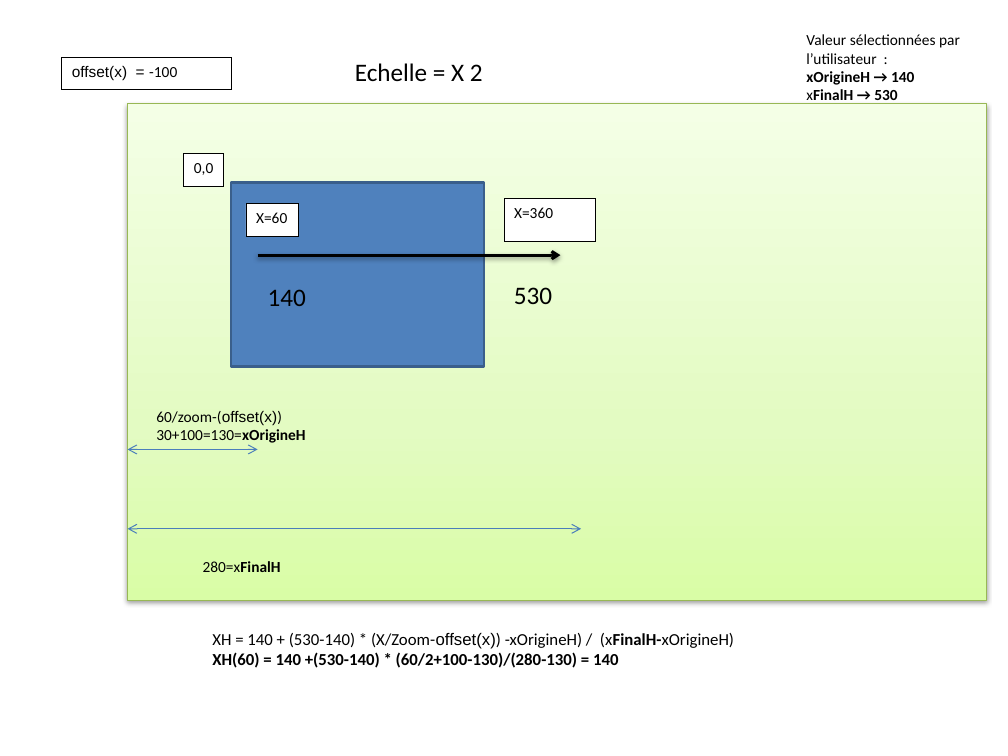
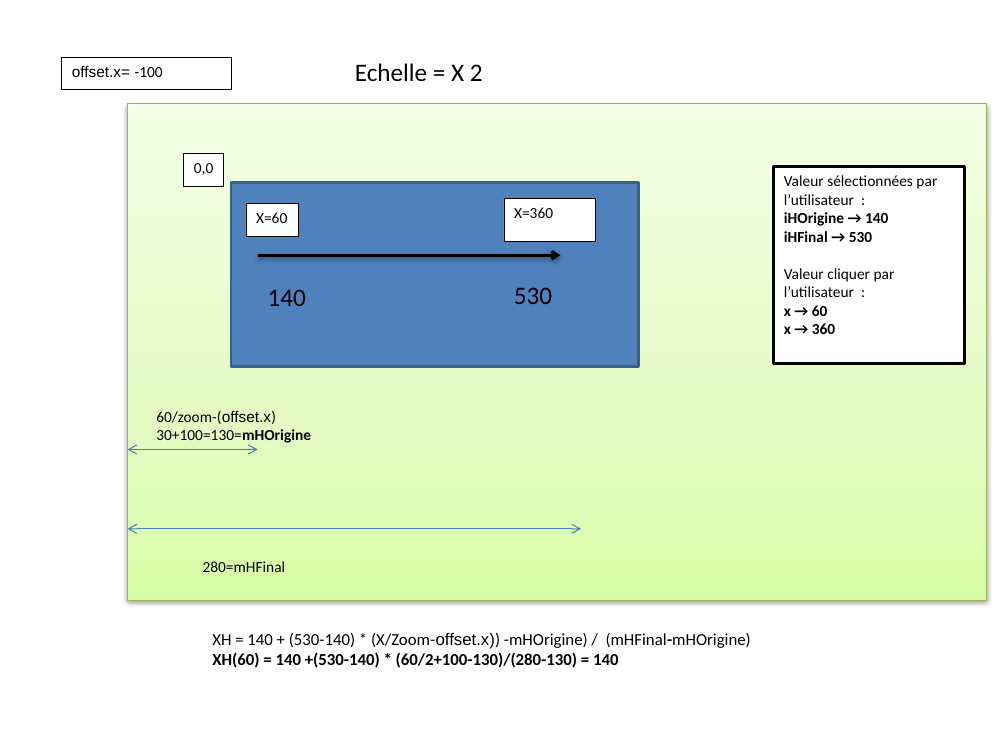
Before and after one commit to ckl67/PAC-Tool, a slide deck: slide 13 of prog_help/EnthalpyDraw.pptx (slide 10 before the commit). Drawn at 1008x756 pixels with LibreOffice and Linux fonts; fonts in the diff are those of the drawing. Boxes give left, top, right and bottom in pixels: in the first picture for what was removed or moved away, otherwise in the second. Text is boxed around its words. In the diff, an @@ line names an element or a change of style, - is before the commit and + after.

```diff
--- a/prog_help/EnthalpyDraw.pptx
+++ b/prog_help/EnthalpyDraw.pptx
@@ text in rectangle at [72,66,163,77]: text changed @@
-offset(x) = -100
+offset.x= -100
@@ rectangle "Valeur sélectionnées par l’utilisateur :": place and size @@
-rectangle "Valeur sélectionnées par l’utilisateur :" at [806,34,960,104]
+rectangle "Valeur sélectionnées par l’utilisateur :" at [774,166,965,363]
@@ rectangle "Valeur sélectionnées par l’utilisateur :" at [774,166,965,363]: fill none to #FFFFFF; outline none to #000000 2 pt @@
@@ rectangle: place and size @@
-rectangle at [231,182,484,366]
+rectangle at [231,182,639,366]
@@ text in rectangle at [784,212,895,334]: text changed @@
-xOrigineH → 140
-xFinalH → 530
+iHOrigine → 140
+iHFinal → 530
+Valeur cliquer par l’utilisateur :
+x → 60
+x → 360
@@ text at [156,411,311,445]: text changed @@
-60/zoom-(offset(x))
-30+100=130=xOrigineH
+60/zoom-(offset.x)
+30+100=130=mHOrigine
@@ text at [203,561,286,572]: text changed; bold off @@
-280=xFinalH
+280=mHFinal
@@ text at [212,633,751,649]: text changed @@
-XH = 140 + (530-140) * (X/Zoom-offset(x)) -xOrigineH) / (xFinalH-xOrigineH)
+XH = 140 + (530-140) * (X/Zoom-offset.x)) -mHOrigine) / (mHFinal-mHOrigine)
```
Also in this commit, not shown: 8 other slides changed, 5 slides added, 3 slides removed, 10 other files.
